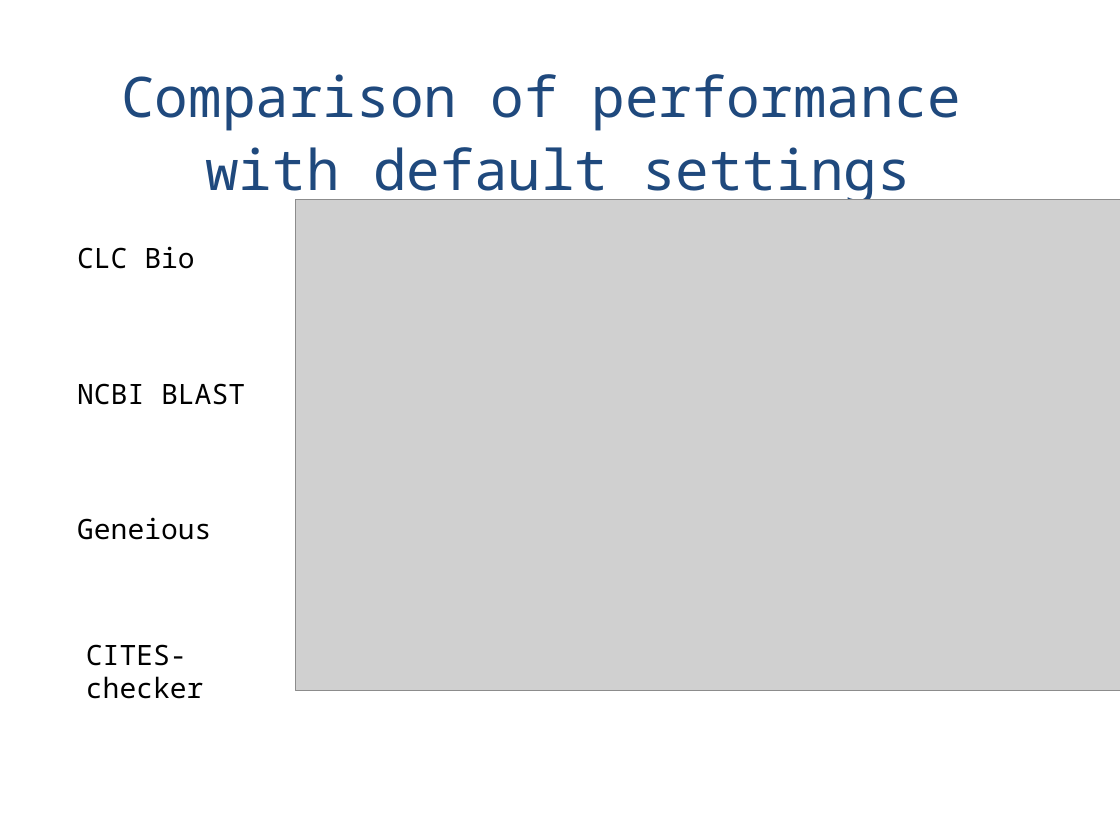
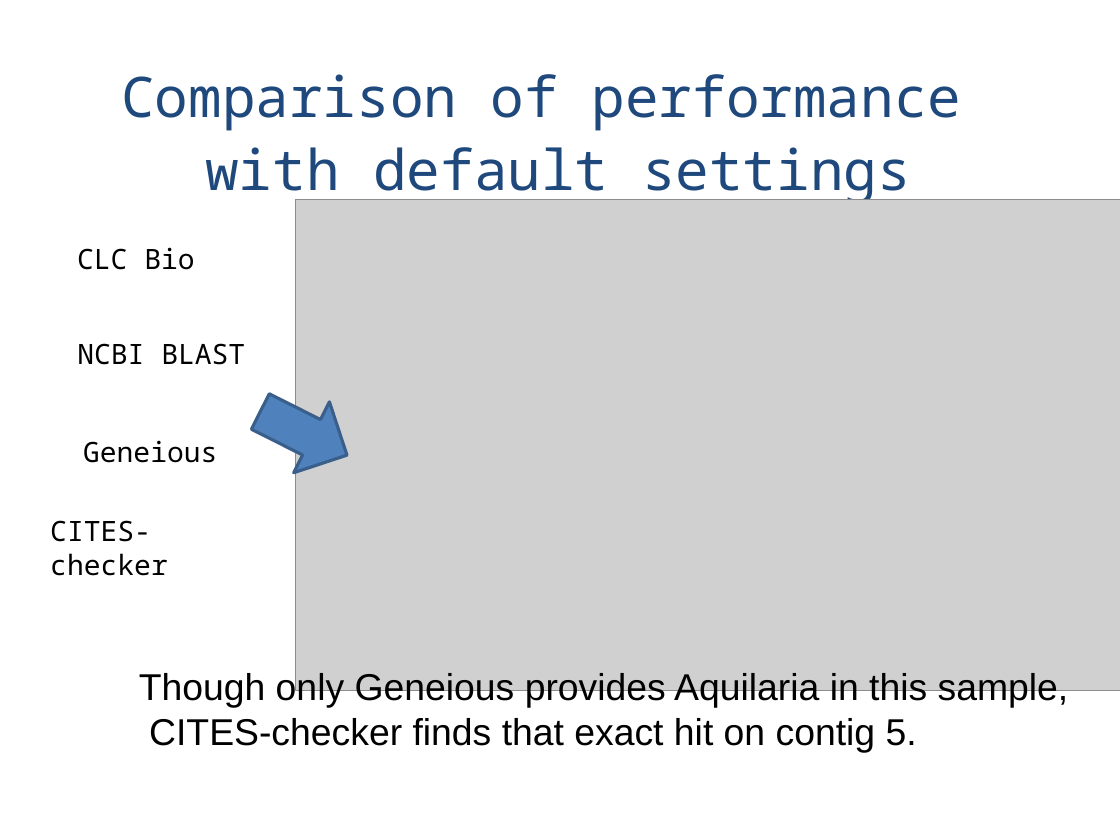
Before and after one commit to naturalis/HTS-barcode-checker, a slide deck: slide 20 of doc/presentationV4.pptx. Drawn at 1120x840 pixels with LibreOffice and Linux fonts; fonts in the diff are those of the drawing; grey boxes stand for pictures. Boxes give left, top, right and bottom in pixels: in the first picture for what was removed or moved away, otherwise in the second. Text is boxed around its words. In the diff, an @@ line names an element or a change of style, - is before the commit and + after.

```diff
--- a/doc/presentationV4.pptx
+++ b/doc/presentationV4.pptx
@@ text "NCBI BLAST": place and size @@
-text "NCBI BLAST" at box(77, 383, 245, 405)
+text "NCBI BLAST" at box(77, 343, 245, 365)
@@ up arrow added at box(243, 377, 365, 491), fill #4F81BD, outline #3A5F8C 2 pt @@
@@ text "Geneious": place and size @@
-text "Geneious" at box(77, 517, 211, 540)
+text "Geneious" at box(83, 440, 217, 463)
@@ text "CITES-checker": place and size @@
-text "CITES-checker" at box(86, 644, 204, 699)
+text "CITES-checker" at box(50, 520, 168, 576)
@@ text added at box(139, 671, 1069, 753), 24 pt, text #000000 @@
+Though only Geneious provides Aquilaria in this sample,
+CITES-checker finds that exact hit on contig 5.
```
Also in this commit, not shown: 6 other slides changed.
